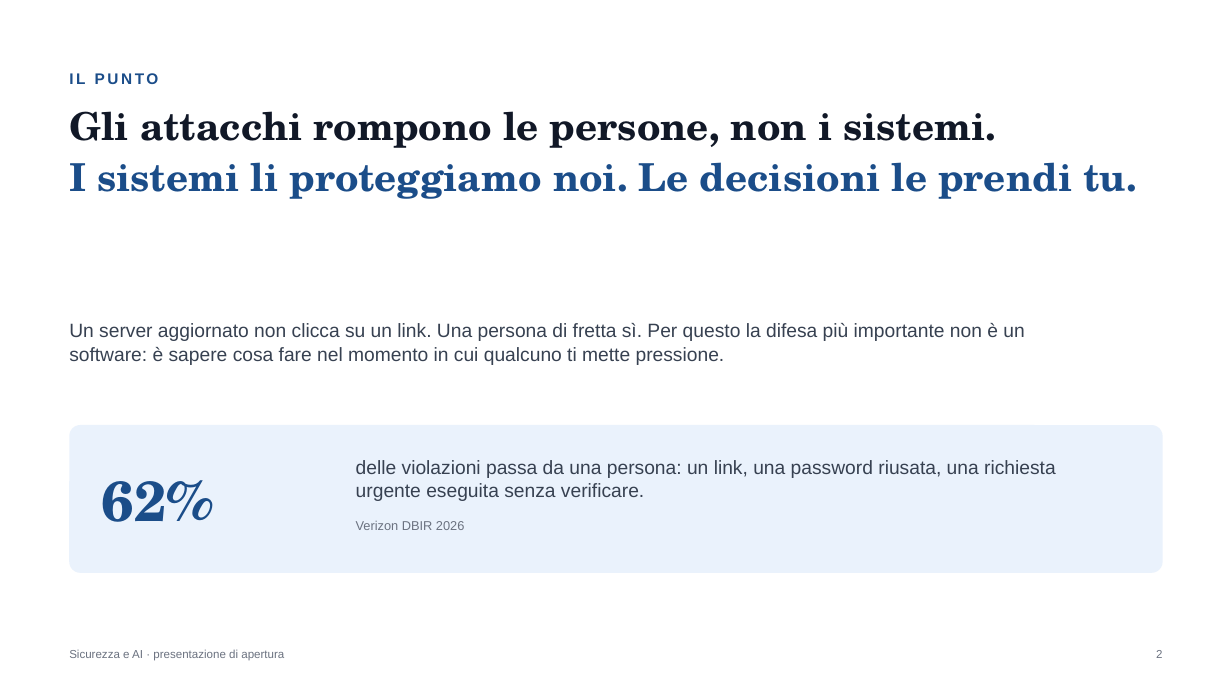
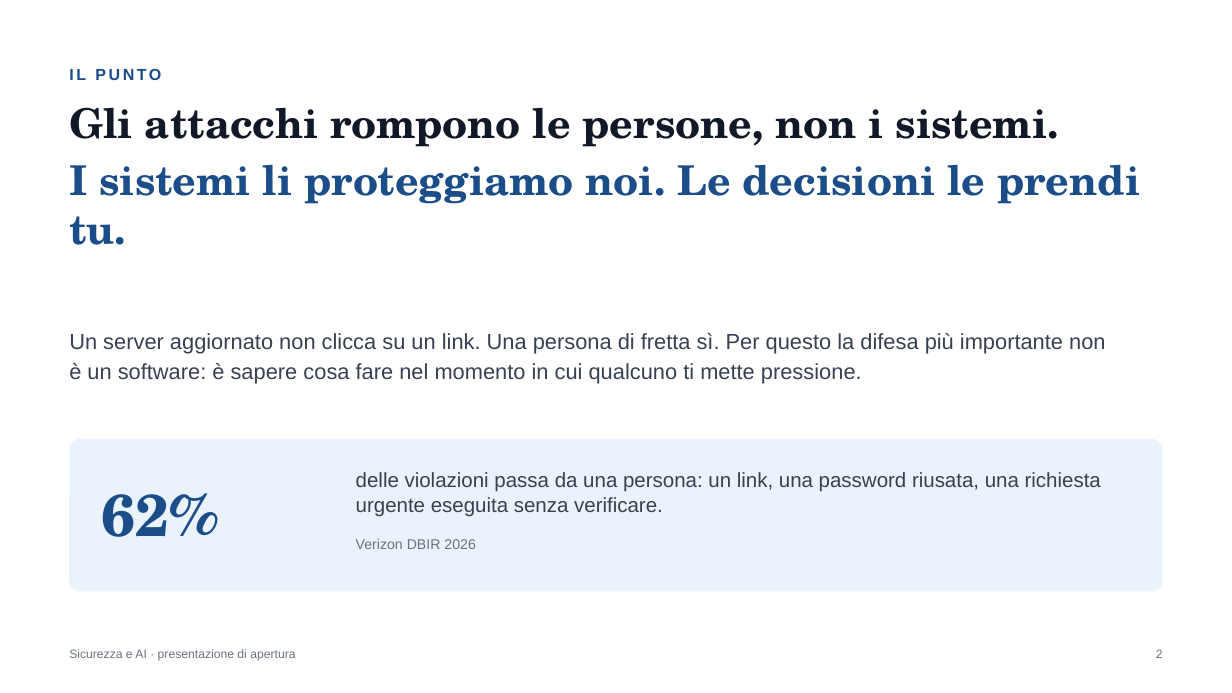
Before and after one commit to Mr-Hodler/IT-Security-AI-CrossCompany, a slide deck: slide 2 of Presentazione di apertura, Sicurezza e AI.pptx. Drawn at 1232x693 pixels with LibreOffice and Linux fonts; fonts in the diff are those of the drawing. Boxes give left, top, right and bottom in pixels: in the first picture for what was removed or moved away, otherwise in the second. Text is boxed around its words. In the diff, an @@ line names an element or a change of style, - is before the commit and + after.

Commit message:
Parte 2 v1.7 tech stack opzionale e guida 1Password, AI Parte 1 v1.4 tutorial skill e connettori, apertura v2

```diff
--- a/Presentazione di apertura, Sicurezza e AI.pptx
+++ b/Presentazione di apertura, Sicurezza e AI.pptx
@@ text "IL PUNTO" at (69,69,161,80): size 12 to 12.5 pt @@
@@ text "Gli attacchi rompono le persone, ..." at (69,107,1140,245): size 30 to 32 pt; more space between paragraphs @@
@@ text "Un server aggiornato non clicca ..." at (69,333,1105,383): size 15 to 17 pt; line spacing 1 to 1.15 @@
@@ rounded rectangle: place and size @@
-rounded rectangle at (69,425,1163,573)
+rounded rectangle at (69,439,1163,592)
@@ rounded rectangle at (69,439,1163,592): proportions changed @@
@@ text "62%": place and size @@
-text "62%" at (102,480,214,522)
+text "62%" at (102,493,219,537)
@@ text "62%" at (102,493,219,537): size 44 to 46 pt @@
@@ text "delle violazioni passa da una ...": place and size @@
-text "delle violazioni passa da una ..." at (356,460,1056,501)
+text "delle violazioni passa da una ..." at (356,472,1101,517)
@@ text "delle violazioni passa da una ..." at (356,472,1101,517): size 15 to 16 pt @@
@@ text "Verizon DBIR 2026": place and size @@
-text "Verizon DBIR 2026" at (356,521,464,530)
+text "Verizon DBIR 2026" at (356,539,475,549)
@@ text "Verizon DBIR 2026" at (356,539,475,549): size 10 to 11 pt @@
@@ text "Sicurezza e AI · presentazione ..." at (69,649,295,661): size 9 to 9.5 pt @@
```
Also in this commit, not shown: 7 other slides changed, 1 slide added, 3 slides removed, 4 other files.
